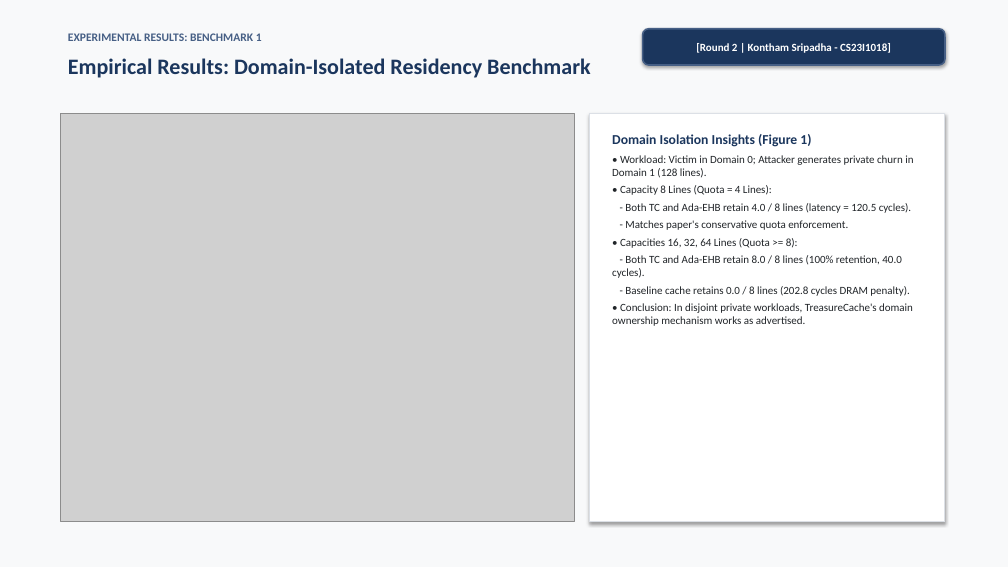
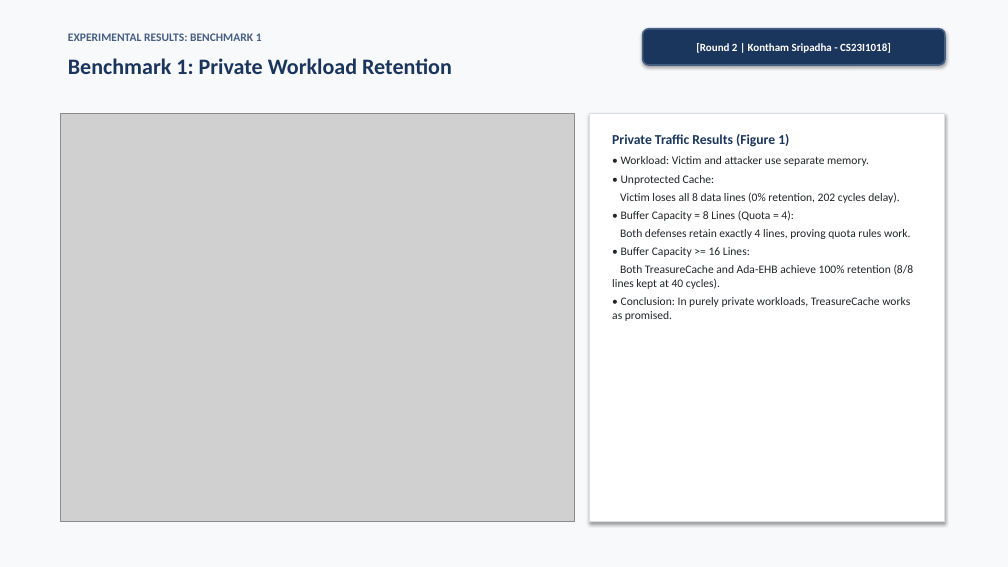
Before and after one commit to Sripadh16/IS-project, a slide deck: slide 12 of TreasureCache_Presentation.pptx. Drawn at 1008x567 pixels with LibreOffice and Linux fonts; fonts in the diff are those of the drawing; grey boxes stand for pictures. Boxes give left, top, right and bottom in pixels: in the first picture for what was removed or moved away, otherwise in the second. Text is boxed around its words. In the diff, an @@ line names an element or a change of style, - is before the commit and + after.

```diff
--- a/TreasureCache_Presentation.pptx
+++ b/TreasureCache_Presentation.pptx
@@ text at (68,58,452,74): text changed @@
-Empirical Results: Domain-Isolated Residency Benchmark
+Benchmark 1: Private Workload Retention
@@ text at (612,134,914,321): text changed; size 10.5 to 11 pt @@
-Domain Isolation Insights (Figure 1)
-• Workload: Victim in Domain 0; Attacker generates private churn in Domain 1 (128 lines).
-• Capacity 8 Lines (Quota = 4 Lines):
-- Both TC and Ada-EHB retain 4.0 / 8 lines (latency = 120.5 cycles).
-- Matches paper's conservative quota enforcement.
-• Capacities 16, 32, 64 Lines (Quota >= 8):
-- Both TC and Ada-EHB retain 8.0 / 8 lines (100% retention, 40.0 cycles).
-- Baseline cache retains 0.0 / 8 lines (202.8 cycles DRAM penalty).
-• Conclusion: In disjoint private workloads, TreasureCache's domain ownership mechanism works as advertised.
+Private Traffic Results (Figure 1)
+• Workload: Victim and attacker use separate memory.
+• Unprotected Cache:
+Victim loses all 8 data lines (0% retention, 202 cycles delay).
+• Buffer Capacity = 8 Lines (Quota = 4):
+Both defenses retain exactly 4 lines, proving quota rules work.
+• Buffer Capacity >= 16 Lines:
+Both TreasureCache and Ada-EHB achieve 100% retention (8/8 lines kept at 40 cycles).
+• Conclusion: In purely private workloads, TreasureCache works as promised.
```
Also in this commit, not shown: 19 other slides changed, 5 other files.
